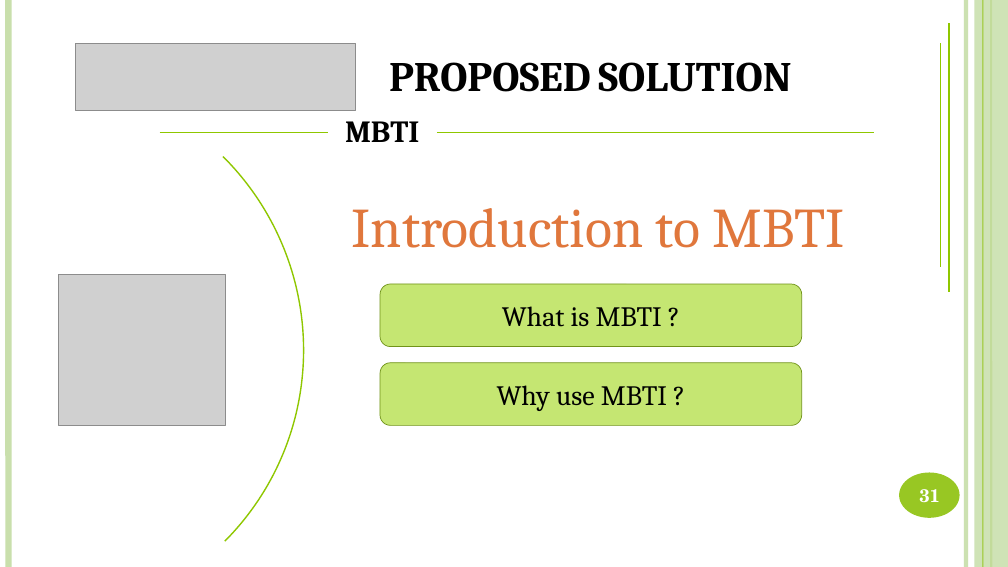
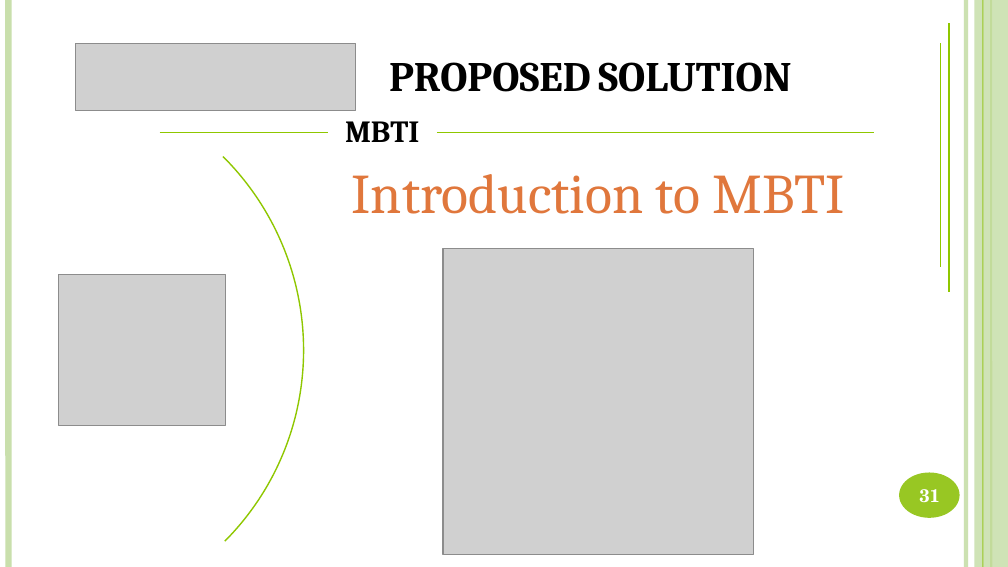
Before and after one commit to DanhLT2/Slide-Unistar, a slide deck: slide 31 of Slide-UniStar/UniStar.pptx. Drawn at 1008x567 pixels with LibreOffice and Linux fonts; fonts in the diff are those of the drawing; grey boxes stand for pictures. Boxes give left, top, right and bottom in pixels: in the first picture for what was removed or moved away, otherwise in the second. Text is boxed around its words. In the diff, an @@ line names an element or a change of style, - is before the commit and + after.

```diff
--- a/Slide-UniStar/UniStar.pptx
+++ b/Slide-UniStar/UniStar.pptx
@@ text "Introduction to MBTI": place and size @@
-text "Introduction to MBTI" at [352, 208, 845, 248]
+text "Introduction to MBTI" at [352, 174, 845, 214]
@@ picture added at [444, 249, 754, 555] @@
@@ rounded rectangle removed at [380, 284, 801, 347] @@
-What is MBTI ?
@@ rounded rectangle removed at [380, 363, 801, 425] @@
-Why use MBTI ?
```
Also in this commit, not shown: 13 other slides changed, 21 slides added, 5 slides removed, 2 other files.
